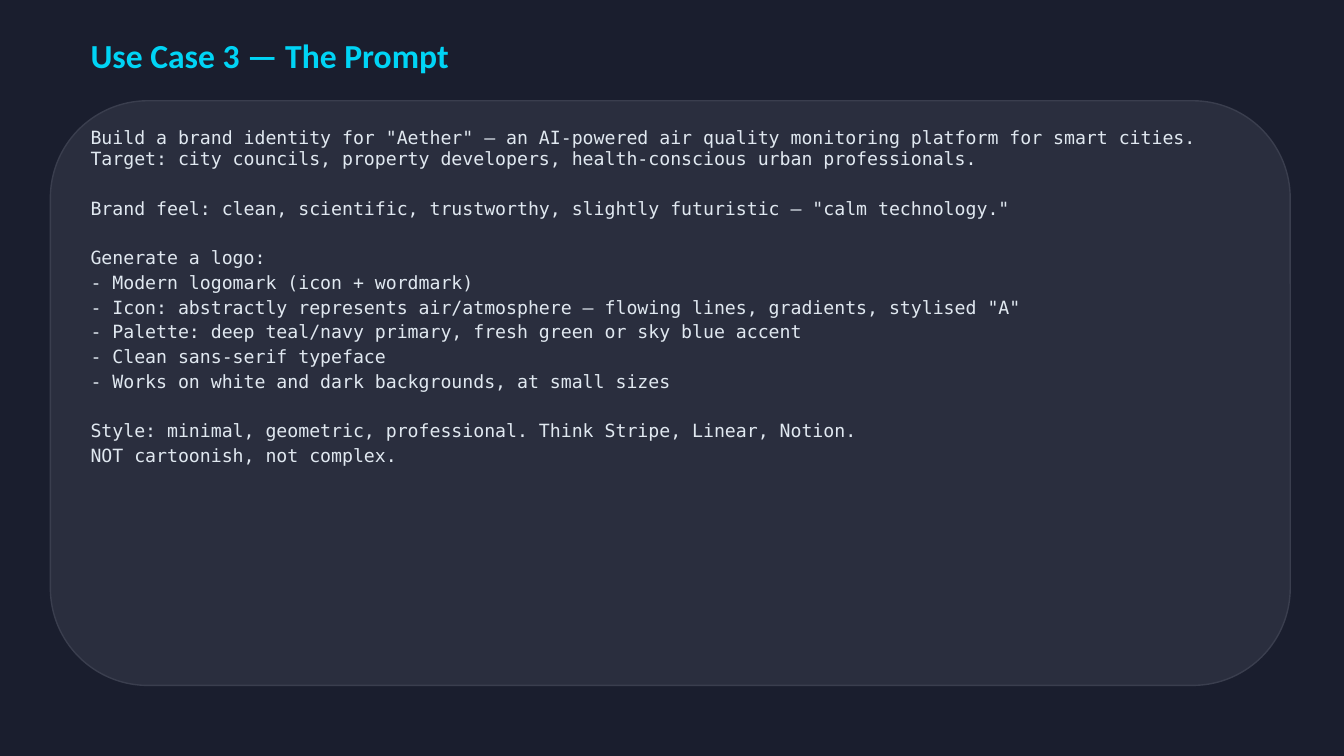
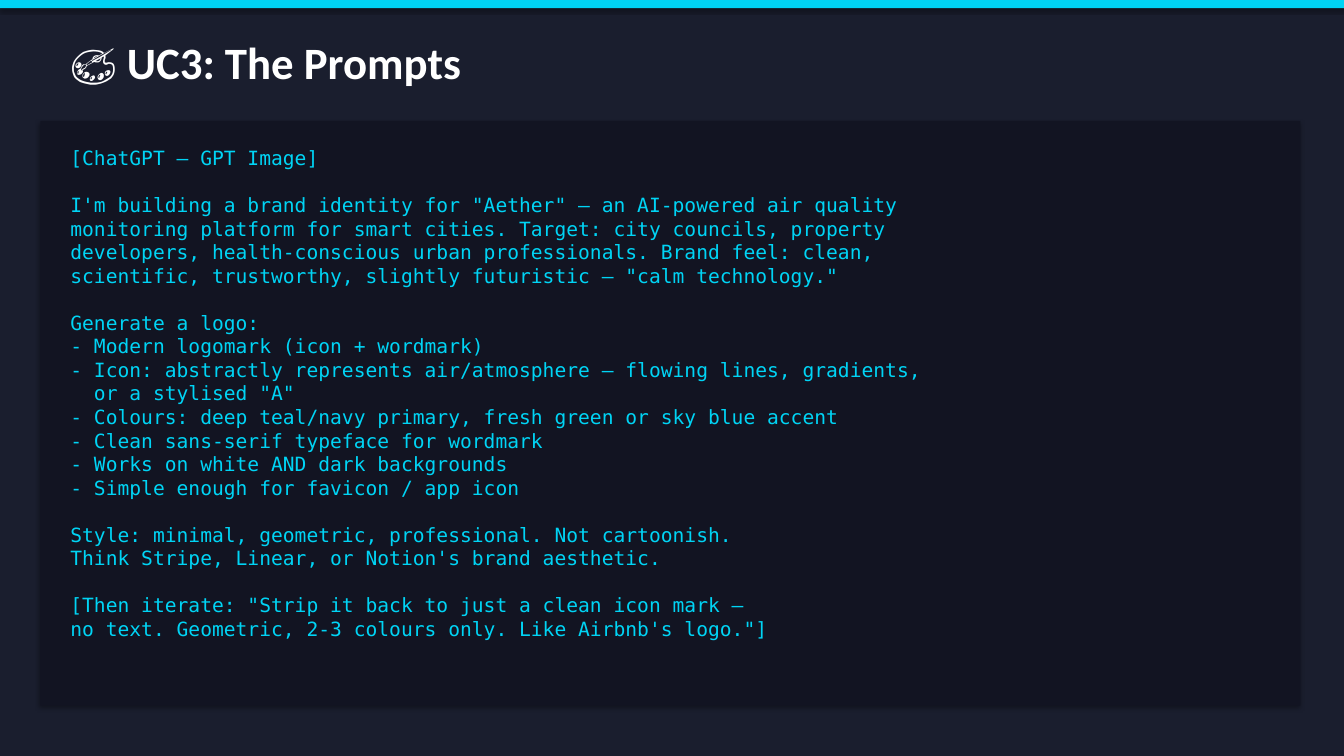
Before and after one commit to ark-medicea/ai-talks-furquan, a slide deck: slide 10 of slides/talk-2-workshop.pptx. Drawn at 1344x756 pixels with LibreOffice and Linux fonts; fonts in the diff are those of the drawing. Boxes give left, top, right and bottom in pixels: in the first picture for what was removed or moved away, otherwise in the second. Text is boxed around its words. In the diff, an @@ line names an element or a change of style, - is before the commit and + after.

Commit message:
Rebuild PowerPoint decks with all updates (GBP, models, MCP, workflows, prompting)

```diff
--- a/slides/talk-2-workshop.pptx
+++ b/slides/talk-2-workshop.pptx
@@ rectangle added at [0,0,1344,8], fill #00D4F5 @@
@@ text removed at [91,44,448,74] @@
-Use Case 3 — The Prompt
@@ text added at [127,47,461,86], 32 pt, text #FFFFFF, bold @@
+🎨 UC3: The Prompts
@@ rounded rectangle removed at [50,101,1291,686] @@
@@ rectangle added at [40,121,1301,706], fill #121422 @@
@@ text at [70,150,921,641]: text changed; size 13 to 14 pt; text colour #E0E8F0 to #00D4F5 @@
-Build a brand identity for "Aether" — an AI-powered air quality monitoring platform for smart cities. Target: city councils, property developers, health-conscious urban professionals.
-Brand feel: clean, scientific, trustworthy, slightly futuristic — "calm technology."
-Generate a logo:
-- Modern logomark (icon + wordmark)
-- Icon: abstractly represents air/atmosphere — flowing lines, gradients, stylised "A"
-- Palette: deep teal/navy primary, fresh green or sky blue accent
-- Clean sans-serif typeface
-- Works on white and dark backgrounds, at small sizes
-Style: minimal, geometric, professional. Think Stripe, Linear, Notion.
-NOT cartoonish, not complex.
+[ChatGPT — GPT Image]
+I'm building a brand identity for "Aether" — an AI-powered air quality
+monitoring platform for smart cities. Target: city councils, property
+developers, health-conscious urban professionals. Brand feel: clean,
+scientific, trustworthy, slightly futuristic — "calm technology."
+Generate a logo:
+- Modern logomark (icon + wordmark)
+- Icon: abstractly represents air/atmosphere — flowing lines, gradients,
+or a stylised "A"
+- Colours: deep teal/navy primary, fresh green or sky blue accent
+- Clean sans-serif typeface for wordmark
+- Works on white AND dark backgrounds
+- Simple enough for favicon / app icon
+Style: minimal, geometric, professional. Not cartoonish.
+Think Stripe, Linear, or Notion's brand aesthetic.
+[Then iterate: "Strip it back to just a clean icon mark —
+no text. Geometric, 2-3 colours only. Like Airbnb's logo."]
```
Also in this commit, not shown: 6 other slides changed, 13 slides added, 13 slides removed, 1 other file.
